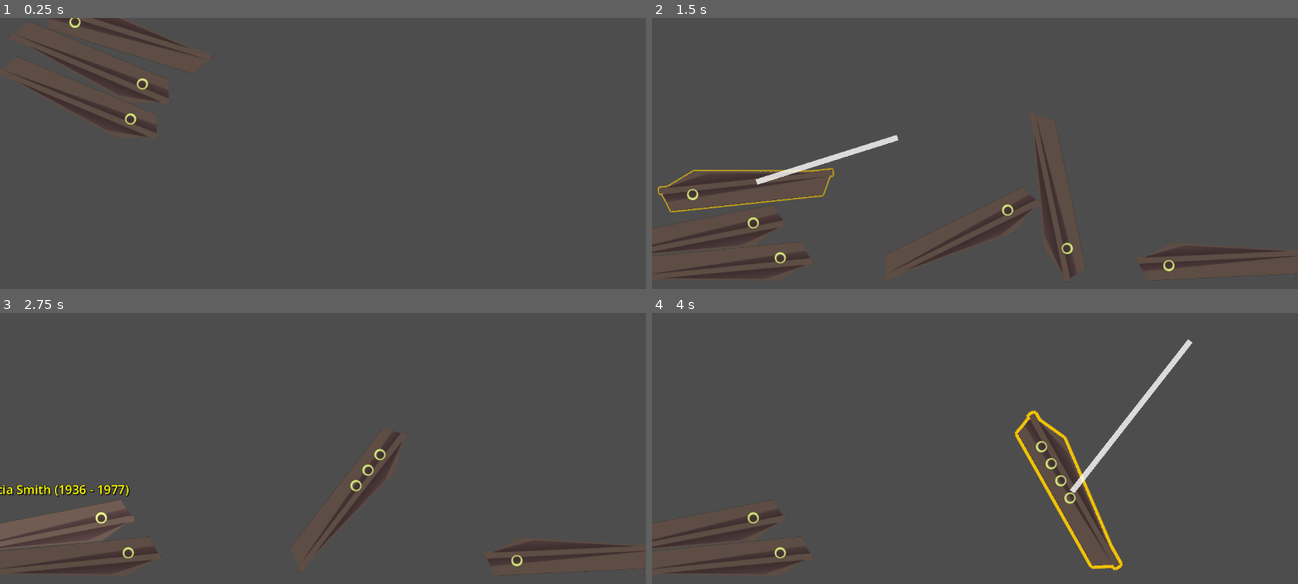
Above: before the commit, frames 1-4 (two rows, left to right).
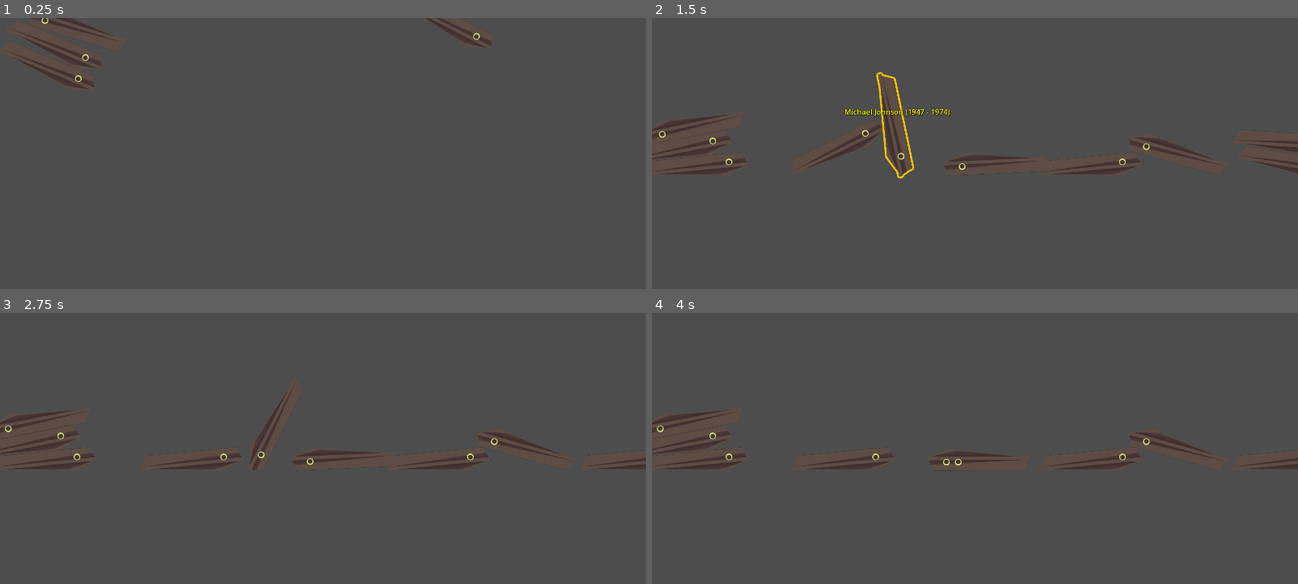
Above: after the commit, the same moments.

Repository: alelouis/ludumdare-57-les5ddp
Game: Godot game, scene res://scenes/test_scene.tscn
Same seed, same stepped clock (60 frames per second), same inputs: the game is played once before the commit and once after it. Before the commit the project has no main scene; this scene is started directly in both runs.
Inputs (mouse positions are in pixels of both pictures, inside the frame that each line leads up to):
- Up to frame 1 (0.25 s): no input
- Up to frame 2 (1.5 s): drag from (729, 156) to (1188, 45) at 0.52 s; drag from (748, 183) to (1188, 45) at 1.27 s
- Up to frame 3 (2.75 s): move the mouse to (51, 532) at 2.02 s; click (51, 532) at 2.17 s
- Up to frame 4 (4 s): drag from (1220, 554) to (781, 440) at 2.77 s; drag from (1039, 532) to (1188, 340) at 3.52 s

The runs differ from the first frame. In frame 1, 2.1% of the frame differs, in the area x 2-77%, y 0-44%; in frame 2, 6.4%, in the area x 0-100%, y 19-97%; in frame 3, 5.4%; in frame 4, 4.7%.

Commit message:
godot proj

Diff:
--- a/project.godot
+++ b/project.godot
@@ -11,8 +11,14 @@
 [application]
 
 config/name="ludum57"
+run/main_scene="uid://c5xumcwkrint5"
 config/features=PackedStringArray("4.4", "Forward Plus")
 config/icon="res://icon.svg"
+
+[display]
+
+window/size/viewport_width=1920
+window/size/viewport_height=1080
 
 [rendering]
 
